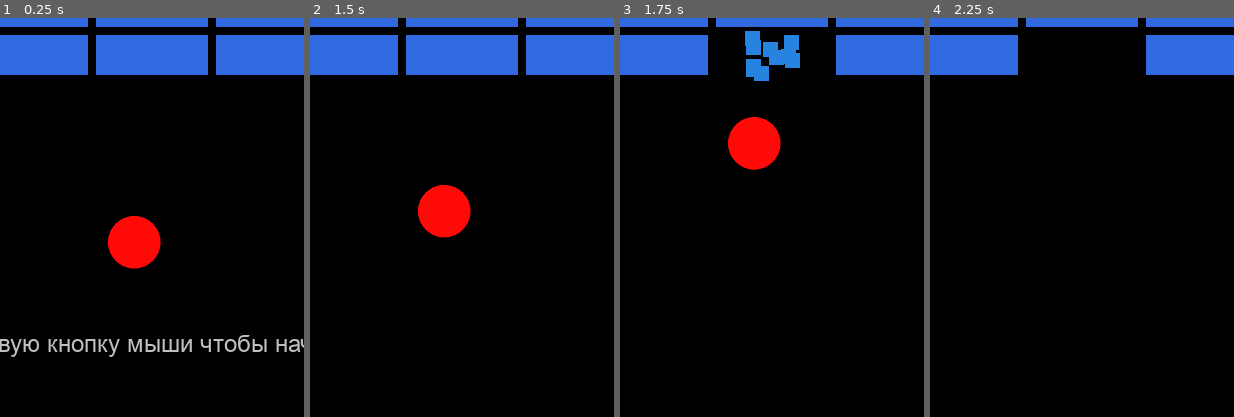
Above: before the commit, frames 1-4 (left to right).
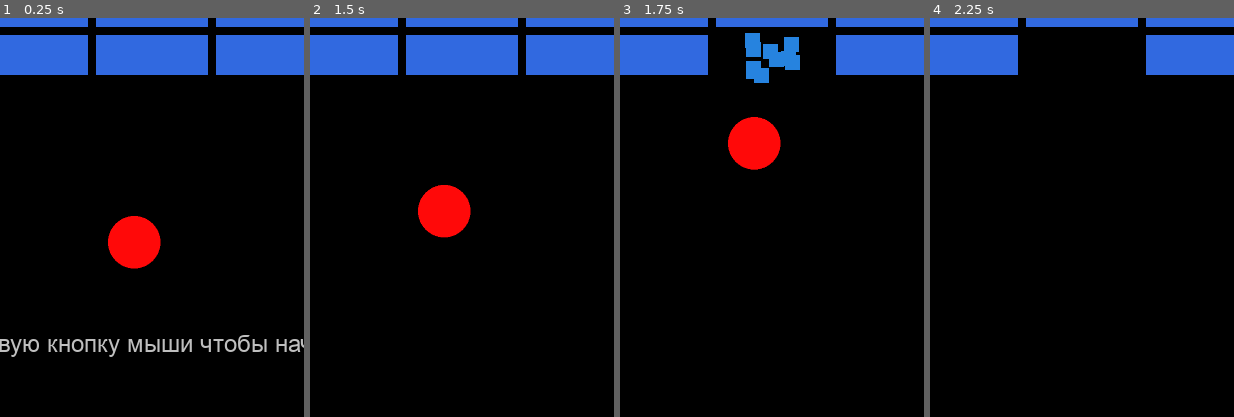
Above: after the commit, the same moments.

Repository: Igor20099/arkanoid
Game: Godot game, scene res://scenes/main.tscn
Same seed, same stepped clock (60 frames per second), same inputs: the game is played once before the commit and once after it.
Inputs (mouse positions are % of the whole screen's width and height, from its top left):
- Up to frame 1 (0.25 s): no input
- Up to frame 2 (1.5 s): move the mouse to (45, 70) at 0.52 s; click (45, 70) at 0.6 s; move the mouse to (80, 65) at 1.27 s; click (80, 65) at 1.35 s
- Up to frame 3 (1.75 s): no input
- Up to frame 4 (2.25 s): move the mouse to (20, 35) at 2.02 s; click (20, 35) at 2.1 s
The pictures show only the part of the screen within x 25-75%, y 24-74%; the shares and areas given below are measured in that part.

Frames 1-2 are identical in both runs. In frame 3, 0.3% of the frame differs, in the area x 41-60%, y 3-17%; in frame 4, nothing differs.

Commit message:
edit game project

Diff:
--- a/default_bus_layout.tres
+++ b/default_bus_layout.tres
@@ -8,4 +8,4 @@
 
 [resource]
 bus/0/effect/0/effect = SubResource( 1 )
-bus/0/effect/0/enabled = true
+bus/0/effect/0/enabled = false
--- a/game_objects/block.tscn
+++ b/game_objects/block.tscn
@@ -1,13 +1,14 @@
 [gd_scene load_steps=4 format=2]
 
 [ext_resource path="res://game_objects/explosion.tscn" type="PackedScene" id=1]
-[ext_resource path="res://sounds/destroy.wav" type="AudioStream" id=2]
+[ext_resource path="res://scripts/block/block.gd" type="Script" id=3]
 
 [sub_resource type="RectangleShape2D" id=1]
 extents = Vector2( 55.875, 19.5 )
 
 [node name="Node2D" type="Node2D"]
 position = Vector2( 80, 92 )
+script = ExtResource( 3 )
 
 [node name="Block" type="StaticBody2D" parent="." groups=["block"]]
 collision_layer = 2
@@ -25,8 +26,5 @@
 [node name="CPUParticles2D" parent="Block" instance=ExtResource( 1 )]
 
 [node name="CPUParticles2D" parent="." instance=ExtResource( 1 )]
-position = Vector2( 56, 19 )
-
-[node name="AudioStreamPlayer" type="AudioStreamPlayer" parent="."]
-stream = ExtResource( 2 )
-volume_db = -6.0
+position = Vector2( 56, 21 )
+z_index = 1
--- a/project.godot
+++ b/project.godot
@@ -23,6 +23,7 @@
 
 window/size/width=608
 window/size/height=800
+window/size/resizable=false
 
 [gui]
 
--- a/scenes/main.tscn
+++ b/scenes/main.tscn
@@ -1,16 +1,18 @@
-[gd_scene load_steps=14 format=2]
+[gd_scene load_steps=16 format=2]
 
 [ext_resource path="res://scripts/platform/platform.gd" type="Script" id=1]
 [ext_resource path="res://game_objects/ball.tscn" type="PackedScene" id=2]
 [ext_resource path="res://scripts/game/game.gd" type="Script" id=3]
 [ext_resource path="res://sprites/space_back.png" type="Texture" id=4]
 [ext_resource path="res://sounds/game_over.wav" type="AudioStream" id=5]
+[ext_resource path="res://sounds/destroy.wav" type="AudioStream" id=6]
+[ext_resource path="res://scripts/blocks_controller/blocks_controller.gd" type="Script" id=7]
+
+[sub_resource type="RectangleShape2D" id=3]
+extents = Vector2( 304.5, 10 )
 
 [sub_resource type="RectangleShape2D" id=1]
 extents = Vector2( 71, 20 )
-
-[sub_resource type="RectangleShape2D" id=3]
-extents = Vector2( 304.5, 10 )
 
 [sub_resource type="DynamicFontData" id=8]
 font_path = "res://fonts/arial.ttf"
@@ -67,34 +69,18 @@
 "_edit_vertical_guides_": [ 8.0, 120.0 ]
 }
 
-[node name="Sprite" type="Sprite" parent="."]
+[node name="Background" type="Sprite" parent="."]
 position = Vector2( 304, 408 )
 texture = ExtResource( 4 )
-
-[node name="Platform" type="Node2D" parent="."]
-pause_mode = 1
-position = Vector2( 288, 712 )
-script = ExtResource( 1 )
-
-[node name="ColorRect" type="ColorRect" parent="Platform"]
-margin_left = -74.0
-margin_top = -19.0
-margin_right = 70.0
-margin_bottom = 21.0
-rect_pivot_offset = Vector2( 75, 19 )
-
-[node name="KinematicBody2D" type="KinematicBody2D" parent="Platform"]
-
-[node name="CollisionShape2D" type="CollisionShape2D" parent="Platform/KinematicBody2D"]
-position = Vector2( -2, 1 )
-shape = SubResource( 1 )
-
-[node name="Ball" parent="." instance=ExtResource( 2 )]
-pause_mode = 1
-position = Vector2( 288, 416 )
+__meta__ = {
+"_edit_lock_": true
+}
 
 [node name="Walls" type="Node2D" parent="."]
 pause_mode = 1
+__meta__ = {
+"_edit_lock_": true
+}
 
 [node name="StaticBody2D" type="StaticBody2D" parent="Walls"]
 position = Vector2( 10, 0 )
@@ -121,8 +107,42 @@
 position = Vector2( 300.667, -8 )
 shape = SubResource( 3 )
 
+[node name="Platform" type="Node2D" parent="."]
+pause_mode = 1
+position = Vector2( 288, 712 )
+script = ExtResource( 1 )
+__meta__ = {
+"_edit_lock_": true
+}
+
+[node name="ColorRect" type="ColorRect" parent="Platform"]
+margin_left = -74.0
+margin_top = -19.0
+margin_right = 70.0
+margin_bottom = 21.0
+rect_pivot_offset = Vector2( 75, 19 )
+
+[node name="KinematicBody2D" type="KinematicBody2D" parent="Platform"]
+
+[node name="CollisionShape2D" type="CollisionShape2D" parent="Platform/KinematicBody2D"]
+position = Vector2( -2, 1 )
+shape = SubResource( 1 )
+
+[node name="Ball" parent="." instance=ExtResource( 2 )]
+pause_mode = 1
+position = Vector2( 288, 416 )
+
 [node name="Blocks" type="Node2D" parent="."]
 pause_mode = 1
+script = ExtResource( 7 )
+
+[node name="BlockDestroySound" type="AudioStreamPlayer" parent="Blocks"]
+stream = ExtResource( 6 )
+volume_db = -12.0
+
+[node name="BlocksGenerate" type="Timer" parent="Blocks"]
+wait_time = 10.0
+autostart = true
 
 [node name="CanvasLayer" type="CanvasLayer" parent="."]
 
@@ -154,12 +174,8 @@
 anims/RESET = SubResource( 6 )
 anims/text_anim = SubResource( 7 )
 
-[node name="Timer" type="Timer" parent="."]
-wait_time = 10.0
-autostart = true
-
-[node name="game_over_sound" type="AudioStreamPlayer" parent="."]
+[node name="GameOverSound" type="AudioStreamPlayer" parent="."]
 stream = ExtResource( 5 )
 volume_db = -6.0
 
-[connection signal="timeout" from="Timer" to="." method="_on_Timer_timeout"]
+[connection signal="timeout" from="Blocks/BlocksGenerate" to="Blocks" method="_on_BlocksGenerate_timeout"]
--- a/scripts/ball/ball.gd
+++ b/scripts/ball/ball.gd
@@ -6,19 +6,14 @@
 
 
 func _physics_process(delta):
-	var coll_object = move_and_collide(velocity * speed * delta)
-	if coll_object:
-		velocity = velocity.bounce(coll_object.normal)
+	move(delta)
 
 
 func _on_Area2D_body_entered(body):
 	if body.is_in_group('block'):
-		Global.scores +=100
 		Events.emit_signal("change_scores")
 		var parent = body.get_parent()
 		body.queue_free()
-		print(parent.get_child(1))
-		parent.get_child(2).play()
 		parent.get_child(1).set_emitting(true)
 		yield(get_tree().create_timer(0.5),"timeout")
 		parent.queue_free()
@@ -26,6 +21,9 @@
 
 func _on_VisibilityEnabler2D_screen_exited():
 	Events.emit_signal("game_over")
-	yield(get_tree().create_timer(2),"timeout")
-	get_tree().reload_current_scene()
-	Global.scores = 0
+
+
+func move(delta):
+	var coll_object = move_and_collide(velocity * speed * delta)
+	if coll_object:
+		velocity = velocity.bounce(coll_object.normal)
--- /dev/null
+++ b/scripts/block/block.gd
@@ -0,0 +1 @@
+extends Node2D
--- /dev/null
+++ b/scripts/blocks_controller/blocks_controller.gd
@@ -0,0 +1,41 @@
+extends Node2D
+
+
+
+onready var block_destroy_sound = $BlockDestroySound
+var pos_x = 8
+var pos_y = 65
+var pos_x_offset = 120
+var block_preload
+var block
+
+
+func _ready():
+	Events.connect("change_scores",self,'play_sound')
+	block_preload = preload("res://game_objects/block.tscn")
+
+func play_sound():
+	 block_destroy_sound.play()
+	 print(block_destroy_sound.volume_db)
+
+func generate_block():
+	block = block_preload.instance()
+	block.position= Vector2(pos_x,pos_y)
+	add_child(block)
+	pos_x += pos_x_offset
+
+func generate_blocks(rows,count):
+	 for i in range(rows):
+		 for j in range(count):
+				generate_block()
+		 pos_x = 8
+		 pos_y += 48
+
+func _on_BlocksGenerate_timeout():
+	var blocks = get_tree().get_nodes_in_group('block')
+	for block in blocks:
+				block.get_parent().position.y += 48
+	pos_y = 65
+	for i in range(5):
+			generate_block()
+	pos_x = 8
--- a/scripts/game/game.gd
+++ b/scripts/game/game.gd
@@ -1,62 +1,37 @@
 extends Node2D
 
-var block_preload
-var pos_x = 8
-var pos_y = 65
-var block
-var score = 0
+
+
 onready var label = $CanvasLayer/Label
 onready var scores_text = $CanvasLayer/ScoresText
 onready var tween = $CanvasLayer/ScoresText/Tween
 onready var blocks = $Blocks
-onready var game_over_sound = $game_over_sound
-
+onready var game_over_sound = $GameOverSound
+var start_score = 0
 
 func _ready():
-	block_preload = preload("res://game_objects/block.tscn")
-	generate_blocks()
-	get_tree().paused = true
 	Events.connect("change_scores",self,'change_scores')
 	Events.connect('game_over',self,'game_over')
+	get_tree().paused = true
+	blocks.generate_blocks(4,5)
 
 func _input(event):
 	 if Input.is_action_just_pressed("left_mouse"):
 			get_tree().paused = false
 			label.visible = false
 
-func generate_blocks():
-	 for i in range(4):
-		 for j in range(5):
-				block = block_preload.instance()
-				block.position= Vector2(pos_x,pos_y)
-				get_node("Blocks").add_child(block)
-				pos_x += 120
-		 pos_x = 8
-		 pos_y += 48
-
-
 func set_text(text):
 	scores_text.text = "SCORE: "  + var2str(int(text))
 
 func change_scores():
-	tween.interpolate_method(self,"set_text",score,Global.scores,0.5,4,1,0)
+	Global.scores +=100
+	tween.interpolate_method(self,"set_text",start_score,Global.scores,0.5,4,1,0)
 	tween.start()
-	score = Global.scores
-
-
-
-
-func _on_Timer_timeout():
-	 var bl = blocks.get_children()
-	 for b in bl:
-		 b.position.y +=48
-
-	 for i in range(5):
-			block = block_preload.instance()
-			block.position= Vector2(pos_x,65)
-			get_node("Blocks").add_child(block)
-			pos_x += 120
-	 pos_x = 8
+	start_score = Global.scores
 
 func game_over():
+	get_tree().paused = true
 	game_over_sound.play()
+	yield(get_tree().create_timer(2),"timeout")
+	get_tree().reload_current_scene()
+	Global.scores = 0
